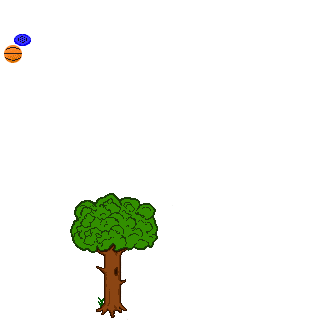
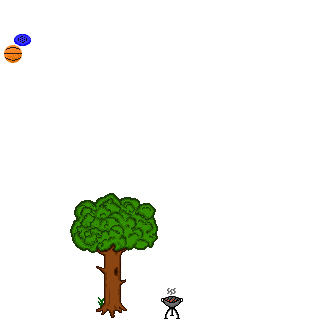
The second 320px x 320px image is a revision of the first. Changes to its layers:
painted on "Ebene 1" over [72, 195, 183, 319]
